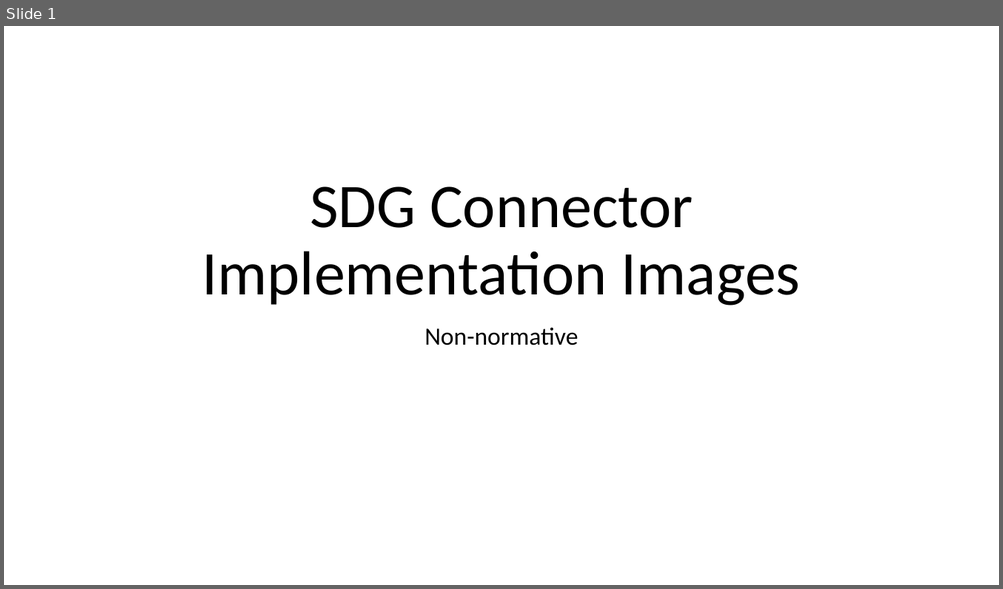
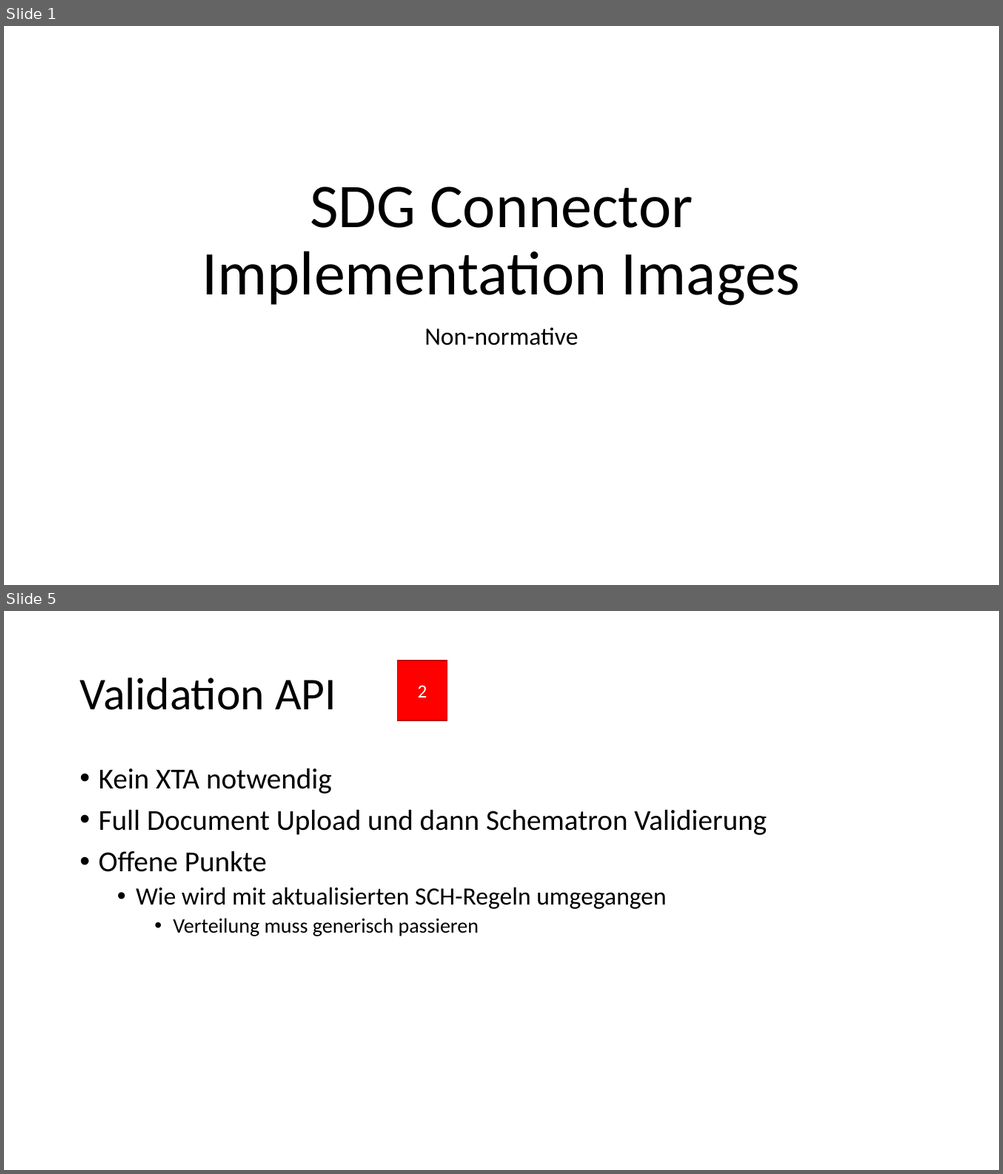
Before and after one commit to Governikus/SDG-shared-commons, a slide deck: docs/SDG Connector Implementation.pptx. Shown one above the other, each under a label of ours: slide 1 before the commit, slides 1 and 5 after it; the slides between them are not shown. The pictures are 1003x589 and 1003x1174 pixels, drawn with LibreOffice and Linux fonts; fonts in the diff are those of the drawing. Boxes give left, top, right and bottom in pixels: in the first picture for what was removed or moved away, otherwise in the second. Text is boxed around its words. In the diff, an @@ line names an element or a change of style, - is before the commit and + after.

```diff
--- a/docs/SDG Connector Implementation.pptx
+++ b/docs/SDG Connector Implementation.pptx
@@ slide 5 added at box(4, 611, 999, 1170), background #FFFFFF @@
@@ rectangle added at box(397, 661, 447, 721), fill #FF0000, outline #C00000 1 pt, 18 pt, text #FFFFFF @@
+2
@@ title added at box(79, 678, 336, 710), 44 pt, text #000000 @@
+Validation API
@@ text added at box(99, 768, 766, 937), 28 pt, text #000000 @@
+• Kein XTA notwendig
+• Full Document Upload und dann Schematron Validierung
+• Offene Punkte
+  • Wie wird mit aktualisierten SCH-Regeln umgegangen
+    • Verteilung muss generisch passieren
```
Also in this commit, not shown: 1 slide changed, 6 other slides added.
